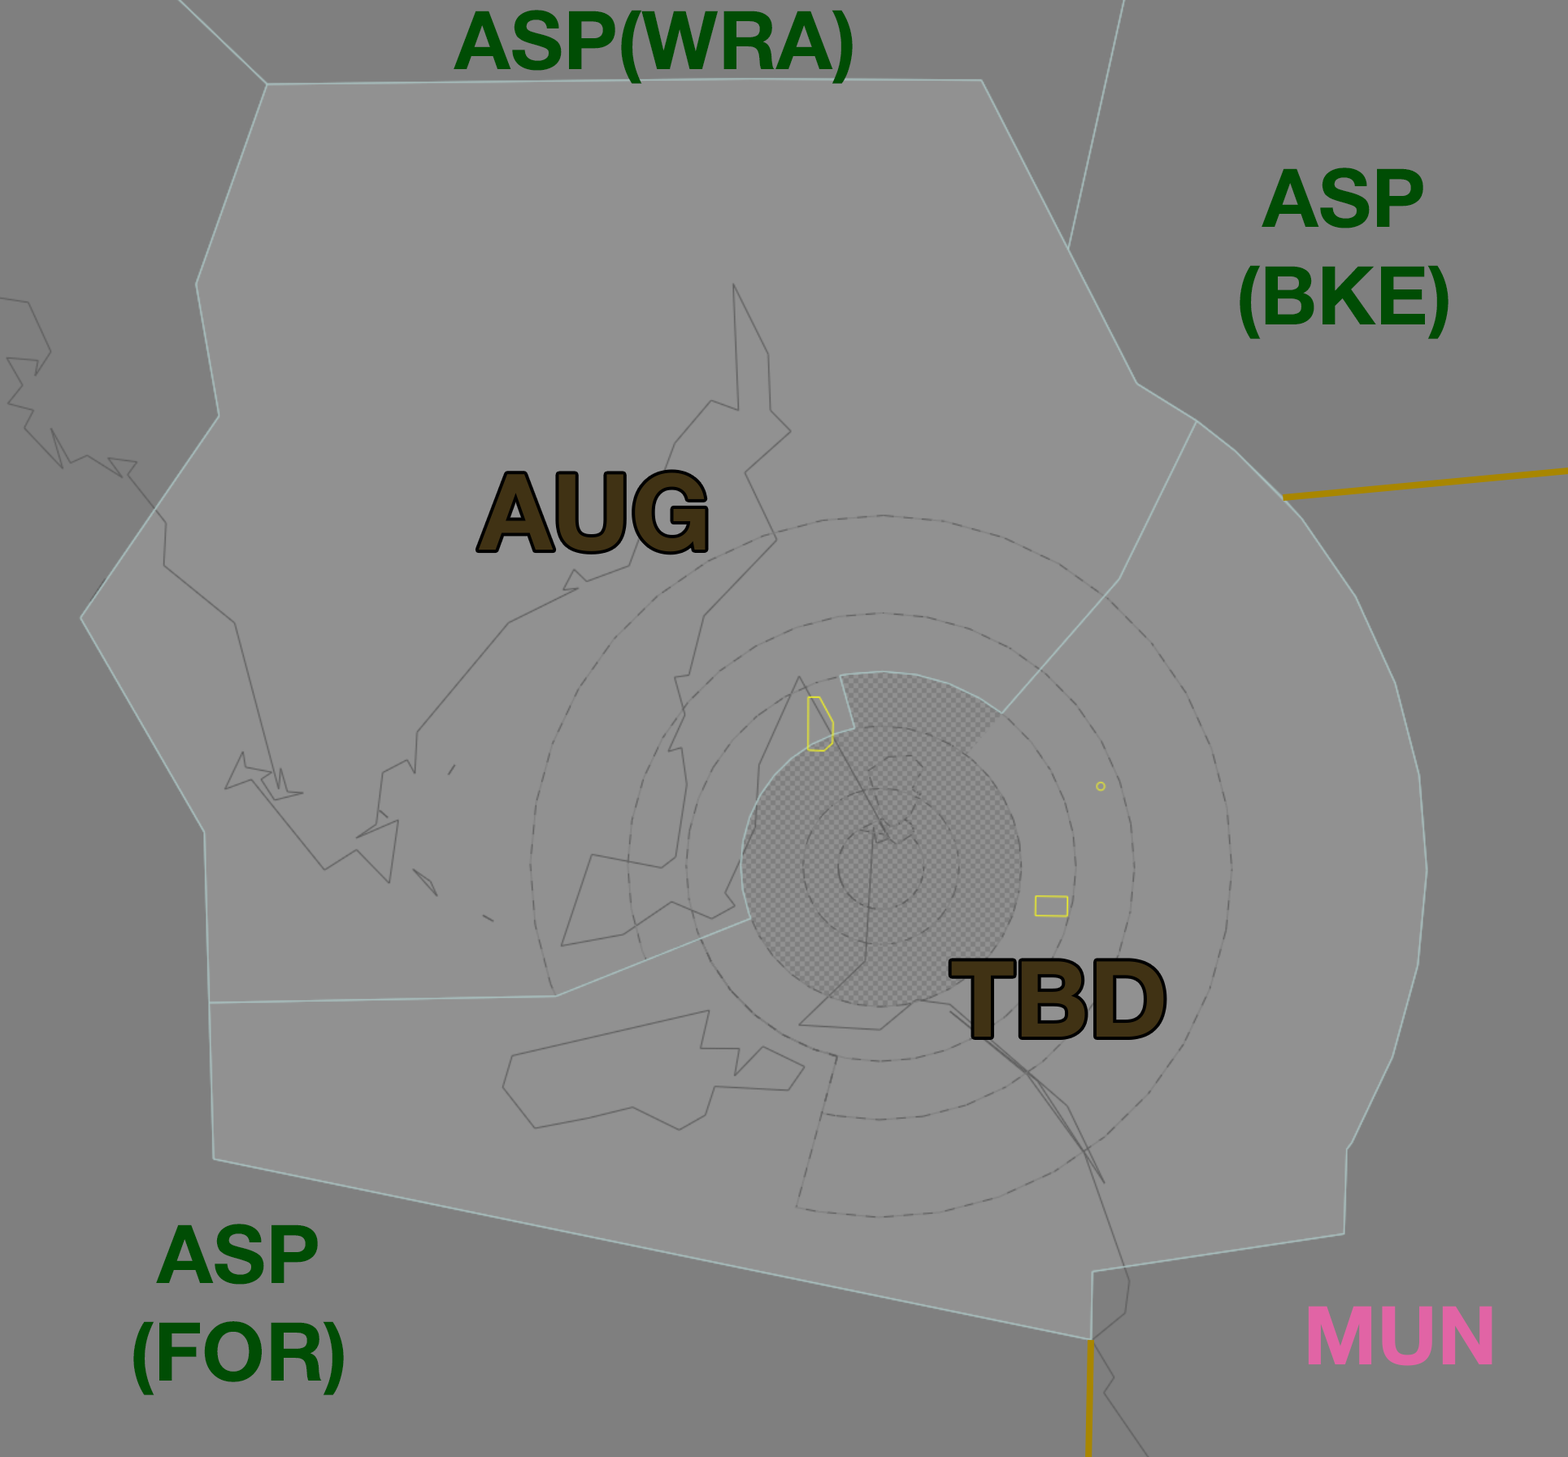
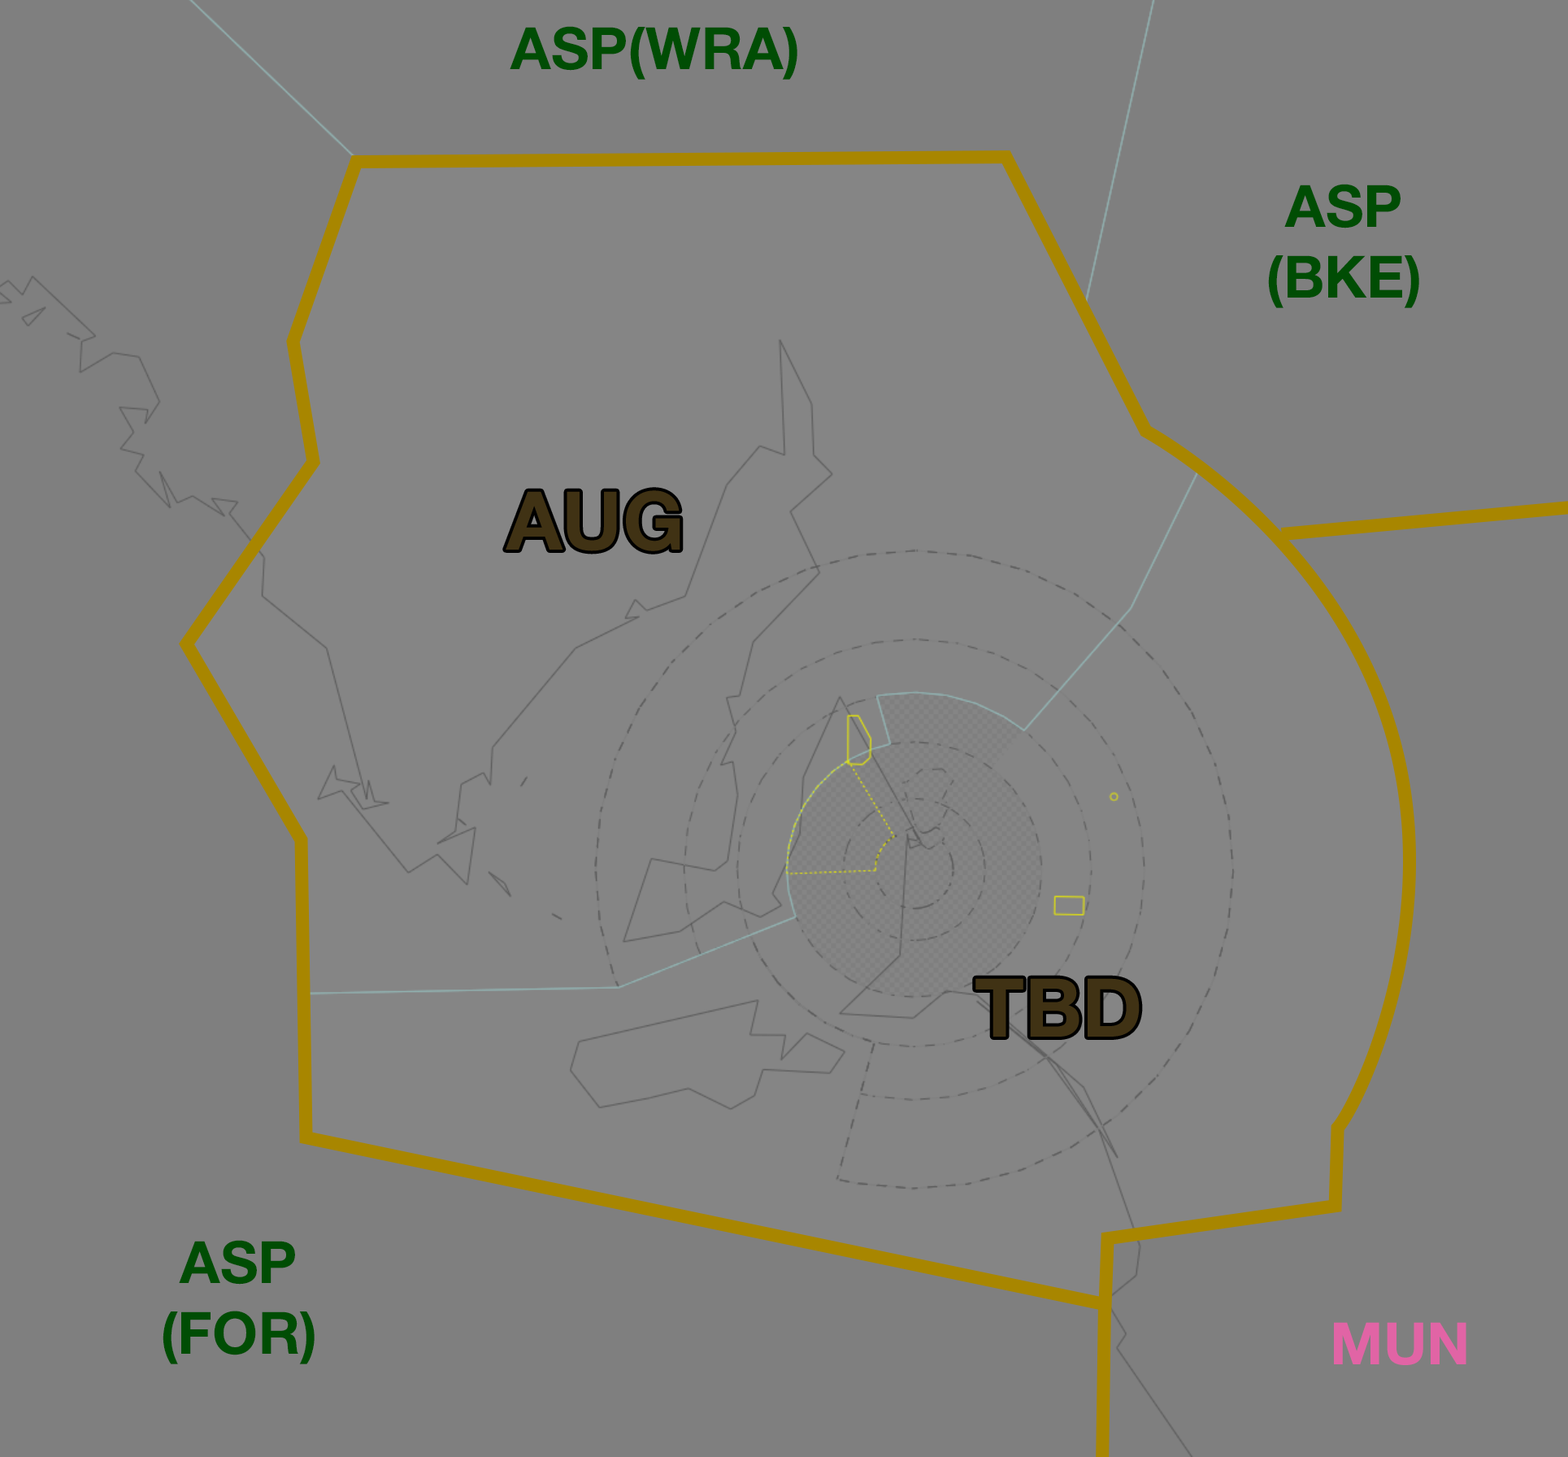
Layer changes from the first 1568 × 1457 image to the second:
painted on "AUG" over [477, 472, 706, 552]
painted on "TBD" over [951, 960, 1165, 1037]
painted on "ASP(WRA)" over [453, 9, 853, 84]
painted on "ASP (FOR)" over [133, 1223, 344, 1395]
painted on "ASP (BKE)" over [1239, 167, 1449, 339]
painted on "MUN" over [1307, 1305, 1493, 1366]
added layer "Shape 4" in group "Sector Outlines" over [1095, 1304, 1112, 1457]
added layer "Shape 3" in group "Sector Outlines" over [178, 150, 1416, 1312]
painted on "Shape 2" over [1281, 467, 1568, 541]
removed layer "Shape 1" from group "Sector Outlines" over [1085, 1339, 1095, 1457]
renamed "Layer 1" to "Layer 2", painted on it over [0, 0, 1568, 1457]